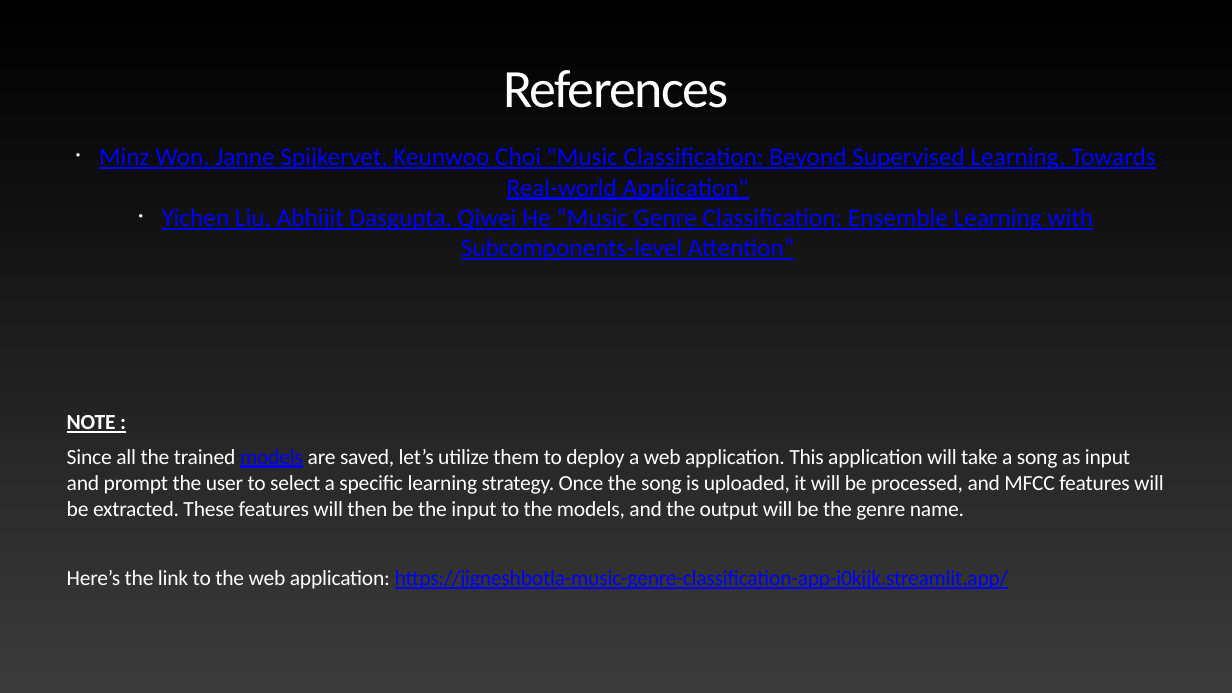
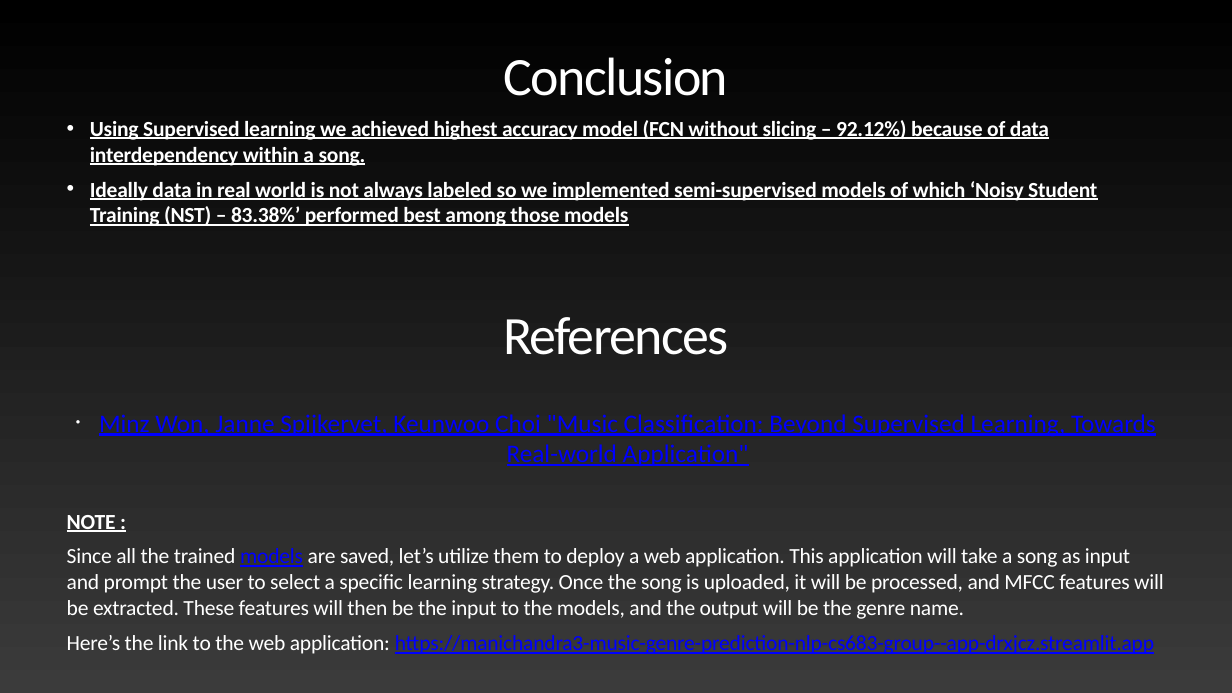
Before and after one commit to manichandra3/Music-Genre-Prediction-NLP_CS683-Group-Project-, a slide deck: slide 9 of Presentation.pptx (slide 11 before the commit). Drawn at 1232x693 pixels with LibreOffice and Linux fonts; fonts in the diff are those of the drawing. Boxes give left, top, right and bottom in pixels: in the first picture for what was removed or moved away, otherwise in the second. Text is boxed around its words. In the diff, an @@ line names an element or a change of style, - is before the commit and + after.

Commit message:
Update: presentation

```diff
--- a/Presentation.pptx
+++ b/Presentation.pptx
@@ text added at (504,57,728,96), 84 pt, text gradient #FFFFFF to #333333 @@
+Conclusion
@@ text added at (90,120,1097,226), 33.5 pt, text #FFFFFF, bold, underline @@
+• Using Supervised learning we achieved highest accuracy model (FCN without slicing – 92.12%) because of data interdependency within a song.
+• Ideally data in real world is not always labeled so we implemented semi-supervised models of which ‘Noisy Student Training (NST) – 83.38%’ performed best among those models
@@ text at (162,208,1094,260): paragraph removed @@
-• Yichen Liu, Abhijit Dasgupta, Qiwei He “Music Genre Classification: Ensemble Learning with Subcomponents-level Attention”
@@ title "References": place and size @@
-title "References" at (503,70,729,108)
+title "References" at (503,317,729,355)
@@ text "Minz Won, Janne Spijkervet, Keunwoo ...": place and size @@
-text "Minz Won, Janne Spijkervet, Keunwoo ..." at (99,147,1156,260)
+text "Minz Won, Janne Spijkervet, Keunwoo ..." at (99,414,1156,466)
@@ text "NOTE :": place and size @@
-text "NOTE :" at (67,415,1164,589)
+text "NOTE :" at (67,515,1164,654)
@@ text at (67,635,1154,654): text changed @@
-Here’s the link to the web application: https://jigneshbotla-music-genre-classification-app-i0kjjk.streamlit.app/
+Here’s the link to the web application: https://manichandra3-music-genre-prediction-nlp-cs683-group--app-drxjcz.streamlit.app
```
Also in this commit, not shown: 3 other slides changed, 2 slides added, 4 slides removed.
